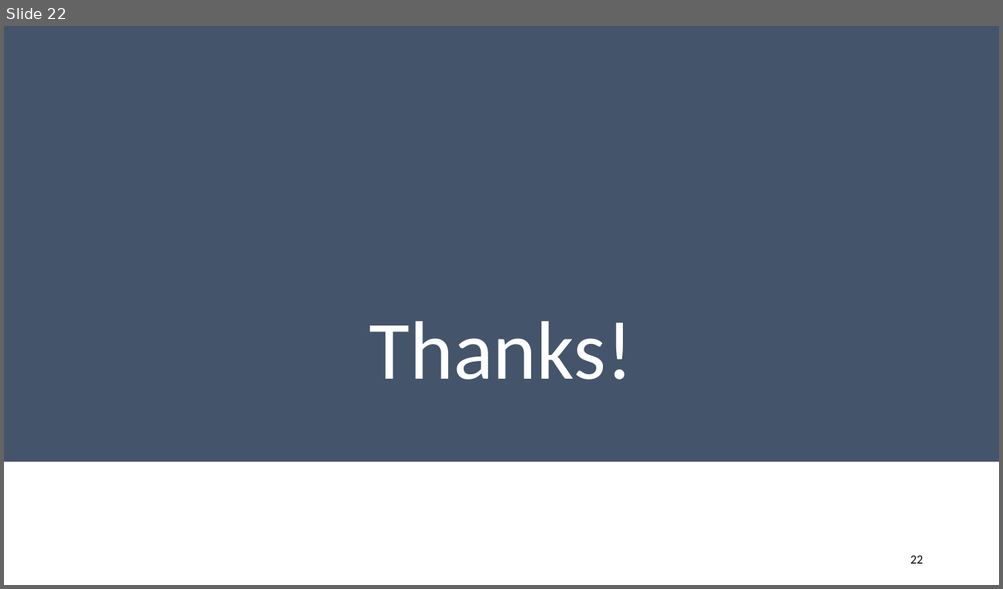
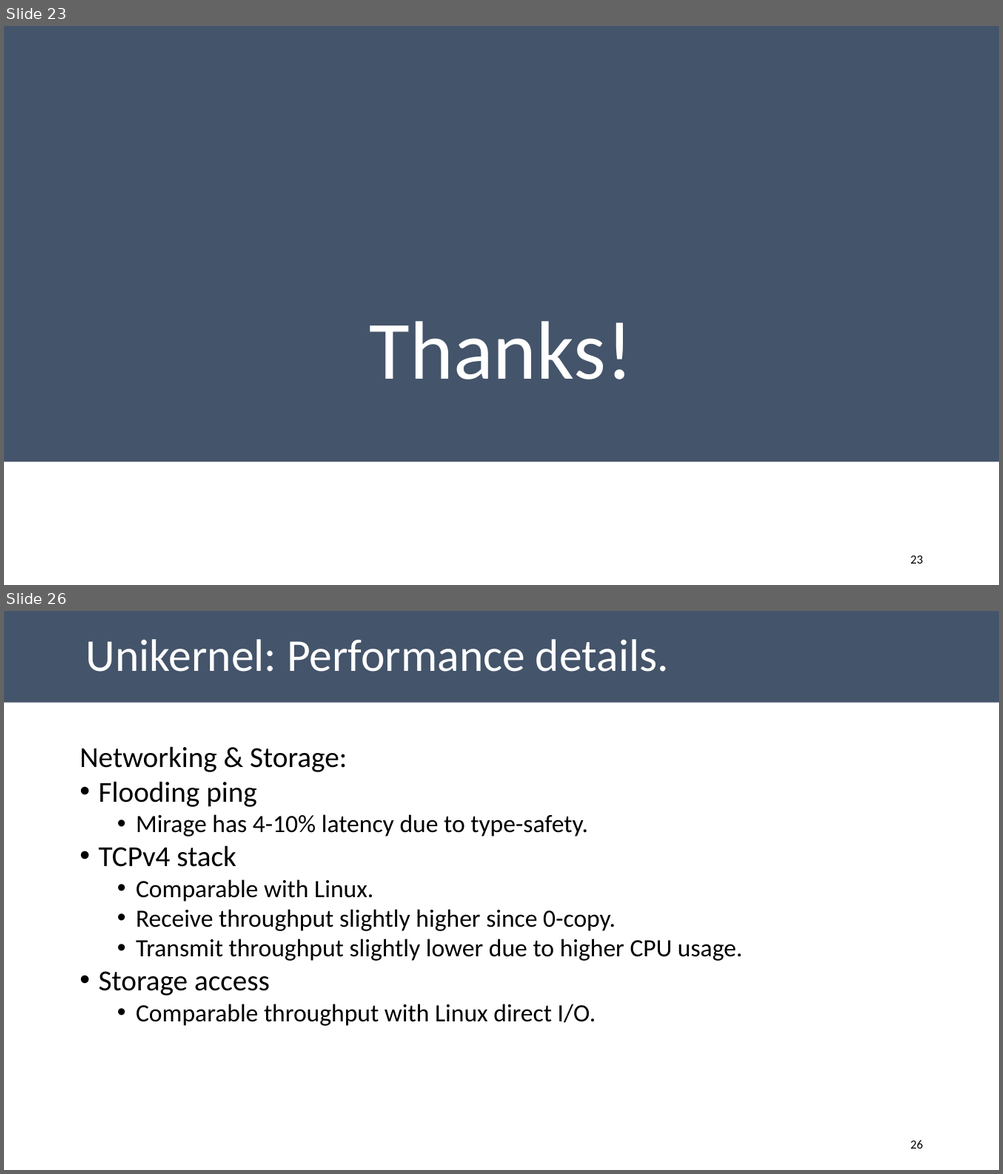
Before and after one commit to aghosn/CandidacyPresentation, a slide deck: CE_presentation.pptx. Shown one above the other, each under a label of ours: slide 22 before the commit, slides 23 and 26 after it; the slides between them are not shown. The pictures are 1003x589 and 1003x1174 pixels, drawn with LibreOffice and Linux fonts; fonts in the diff are those of the drawing. Boxes give left, top, right and bottom in pixels: in the first picture for what was removed or moved away, otherwise in the second. Text is boxed around its words. In the diff, an @@ line names an element or a change of style, - is before the commit and + after.

```diff
--- a/CE_presentation.pptx
+++ b/CE_presentation.pptx
@@ slide 26 added at (4, 611, 999, 1170), background #FFFFFF @@
@@ title added at (4, 611, 999, 703), fill #44546A, 44 pt, text #FFFFFF @@
+Unikernel: Performance details.
@@ text added at (79, 746, 743, 1026), 24 pt, text #000000 @@
+Networking & Storage:
+• Flooding ping
+  • Mirage has 4-10% latency due to type-safety.
+• TCPv4 stack
+  • Comparable with Linux.
+  • Receive throughput slightly higher since 0-copy.
+  • Transmit throughput slightly lower due to higher CPU usage.
+• Storage access
+  • Comparable throughput with Linux direct I/O.
@@ page number added at (910, 1140, 922, 1149), 12 pt, text #000000 @@
+26
@@ what was slide 22 is now slide 23 @@
@@ page number at (910, 556, 922, 564): text changed @@
-22
+23
```
Also in this commit, not shown: 3 slides changed, 4 other slides added, 3 other files.
